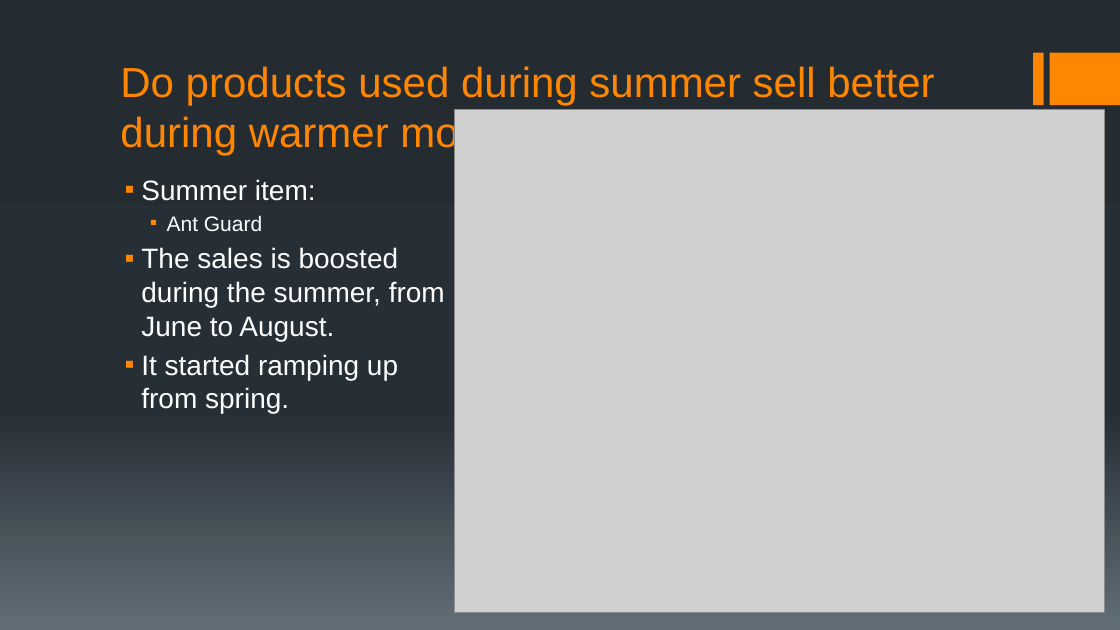
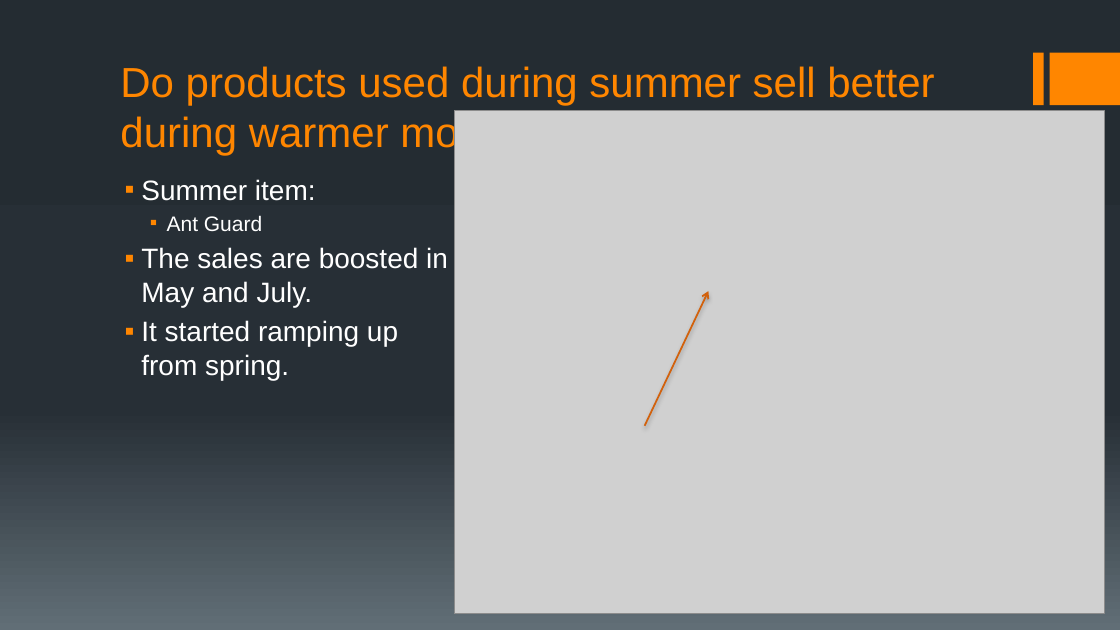
Before and after one commit to warnerm06/Amazon-Sales-Analysis, a slide deck: slide 12 of amazon-final.pptx. Drawn at 1120x630 pixels with LibreOffice and Linux fonts; fonts in the diff are those of the drawing; grey boxes stand for pictures. Boxes give left, top, right and bottom in pixels: in the first picture for what was removed or moved away, otherwise in the second. Text is boxed around its words. In the diff, an @@ line names an element or a change of style, - is before the commit and + after.

```diff
--- a/amazon-final.pptx
+++ b/amazon-final.pptx
@@ text at <box>141,247,448,307</box>: text changed @@
-▪ The sales is boosted during the summer, from June to August.
+▪ The sales are boosted in May and July.
@@ arrow added from (644, 426) to (708, 292), #D2610C 1.5 pt @@
```
Also in this commit, not shown: 5 other slides changed.
